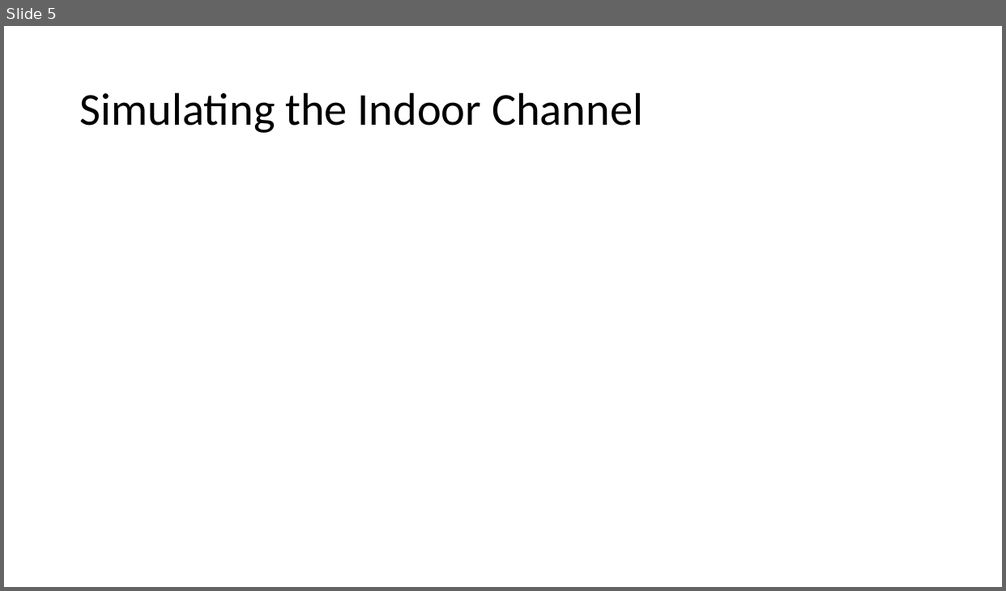
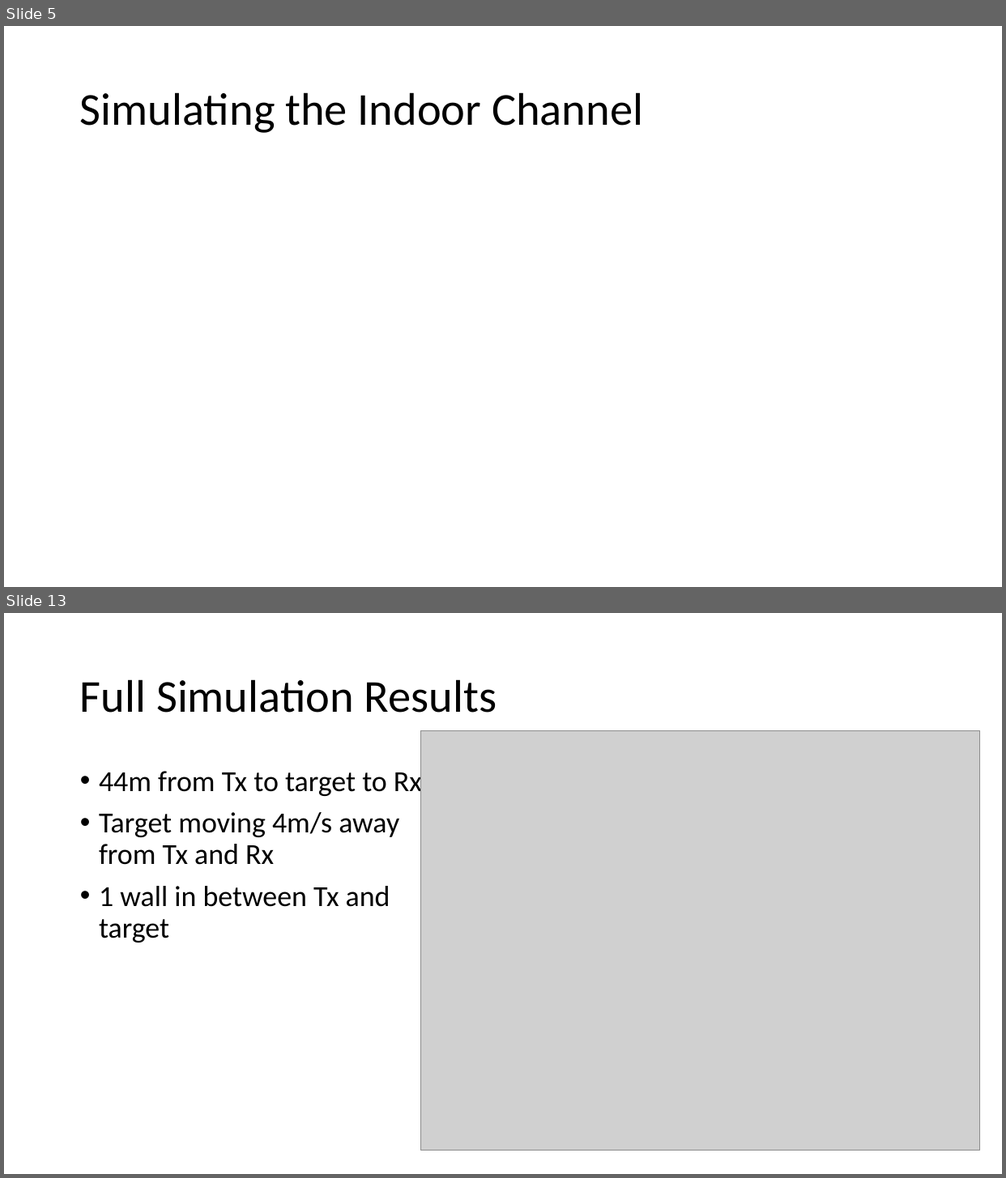
Before and after one commit to USRPMAN/wifi-radar, a slide deck: presentation.pptx. Shown one above the other, each under a label of ours: slide 5 before the commit, slides 5 and 13 after it; the slides between them are not shown. The pictures are 1006x591 and 1006x1178 pixels, drawn with LibreOffice and Linux fonts; fonts in the diff are those of the drawing; grey boxes stand for pictures. Boxes give left, top, right and bottom in pixels: in the first picture for what was removed or moved away, otherwise in the second. Text is boxed around its words. In the diff, an @@ line names an element or a change of style, - is before the commit and + after.

```diff
--- a/presentation.pptx
+++ b/presentation.pptx
@@ slide 13 added at (x1=4, y1=613, x2=1002, y2=1174), background #FFFFFF @@
@@ title added at (x1=80, y1=679, x2=496, y2=713), 44 pt, text #000000 @@
+Full Simulation Results
@@ picture added at (x1=421, y1=730, x2=980, y2=1150) @@
@@ text added at (x1=99, y1=767, x2=422, y2=943), 28 pt, text #000000 @@
+• 44m from Tx to target to Rx
+• Target moving 4m/s away from Tx and Rx
+• 1 wall in between Tx and target
```
Also in this commit, not shown: 4 slides changed, 7 other slides added, 1 slide removed.
